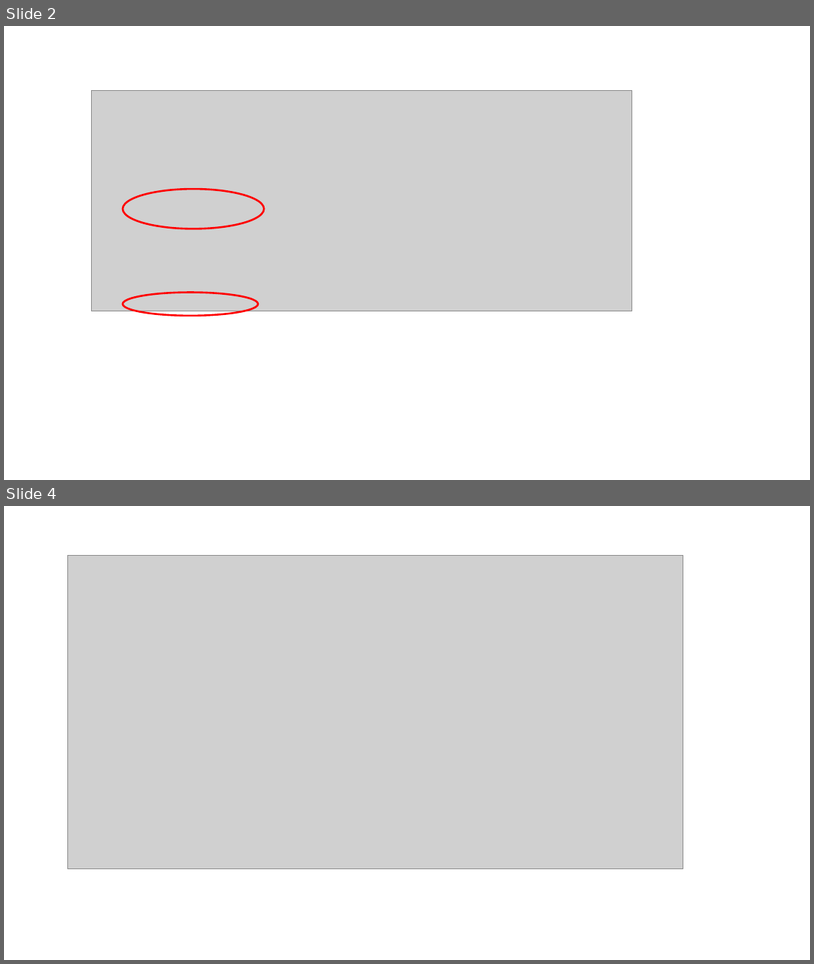
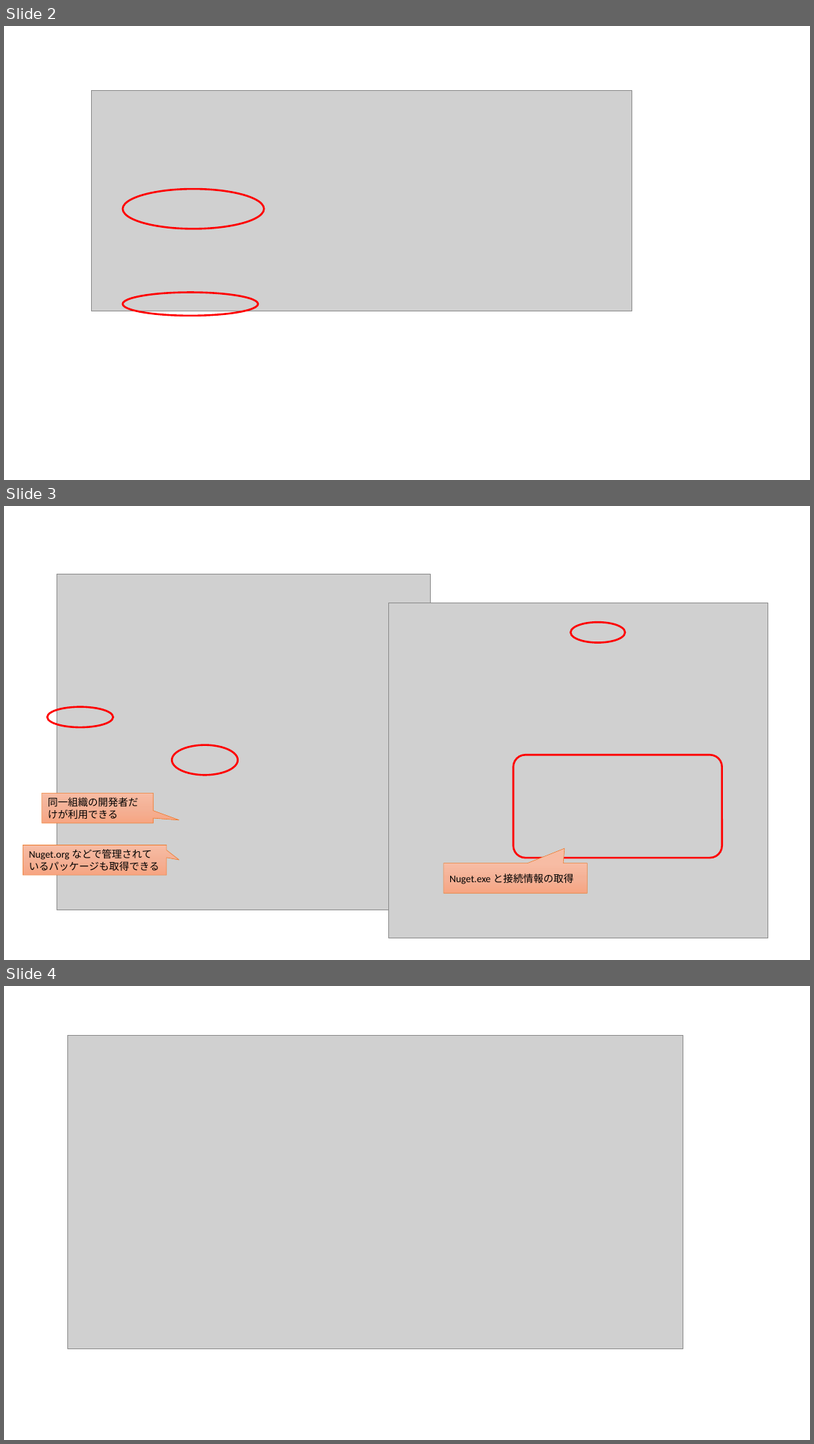
Before and after one commit to ayuina/ainaba-csa-blog, a slide deck: package-management-with-azure-artifacts/images/figures.pptx. Shown one above the other, each under a label of ours: slides 2 and 4 before the commit, slides 2, 3 and 4 after it; the slides between them are not shown. The pictures are 814x964 and 814x1444 pixels, drawn with LibreOffice and Linux fonts; fonts in the diff are those of the drawing; grey boxes stand for pictures. Boxes give left, top, right and bottom in pixels: in the first picture for what was removed or moved away, otherwise in the second. Text is boxed around its words. In the diff, an @@ line names an element or a change of style, - is before the commit and + after.

```diff
--- a/package-management-with-azure-artifacts/images/figures.pptx
+++ b/package-management-with-azure-artifacts/images/figures.pptx
@@ slide 3 added at (4, 506, 810, 960), background #FFFFFF @@
@@ picture added at (57, 574, 430, 909) @@
@@ picture added at (389, 602, 769, 938) @@
@@ ellipse added at (571, 622, 625, 643), outline #FF0000 2.25 pt @@
@@ ellipse added at (47, 707, 113, 728), outline #FF0000 2.25 pt @@
@@ ellipse added at (172, 745, 238, 775), outline #FF0000 2.25 pt @@
@@ rounded rectangle added at (514, 754, 723, 857), outline #FF0000 2.25 pt @@
@@ speech box added at (42, 793, 154, 822), fill gradient #F7BDA5 to #F5B196 to #F8A582, outline #ED7D31 0.5 pt, 12 pt, text #000000 @@
+同一組織の開発者だけが利用できる
@@ speech box added at (23, 845, 167, 875), fill gradient #F7BDA5 to #F5B196 to #F8A582, outline #ED7D31 0.5 pt, 12 pt, text #000000 @@
+Nuget.org などで管理されているパッケージも取得できる
@@ speech box added at (444, 863, 588, 893), fill gradient #F7BDA5 to #F5B196 to #F8A582, outline #ED7D31 0.5 pt, 12 pt, text #000000 @@
+Nuget.exe と接続情報の取得
```
Also in this commit, not shown: 1 slide removed, 2 other files.
